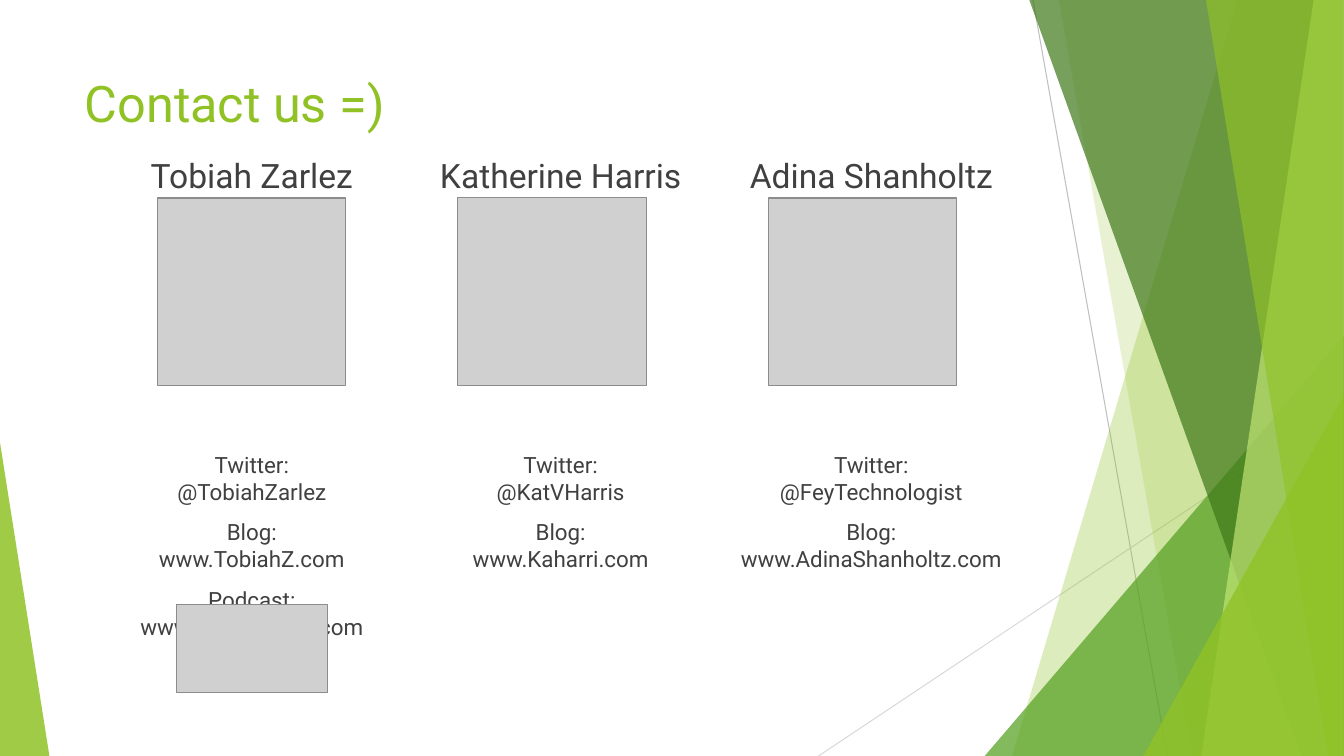
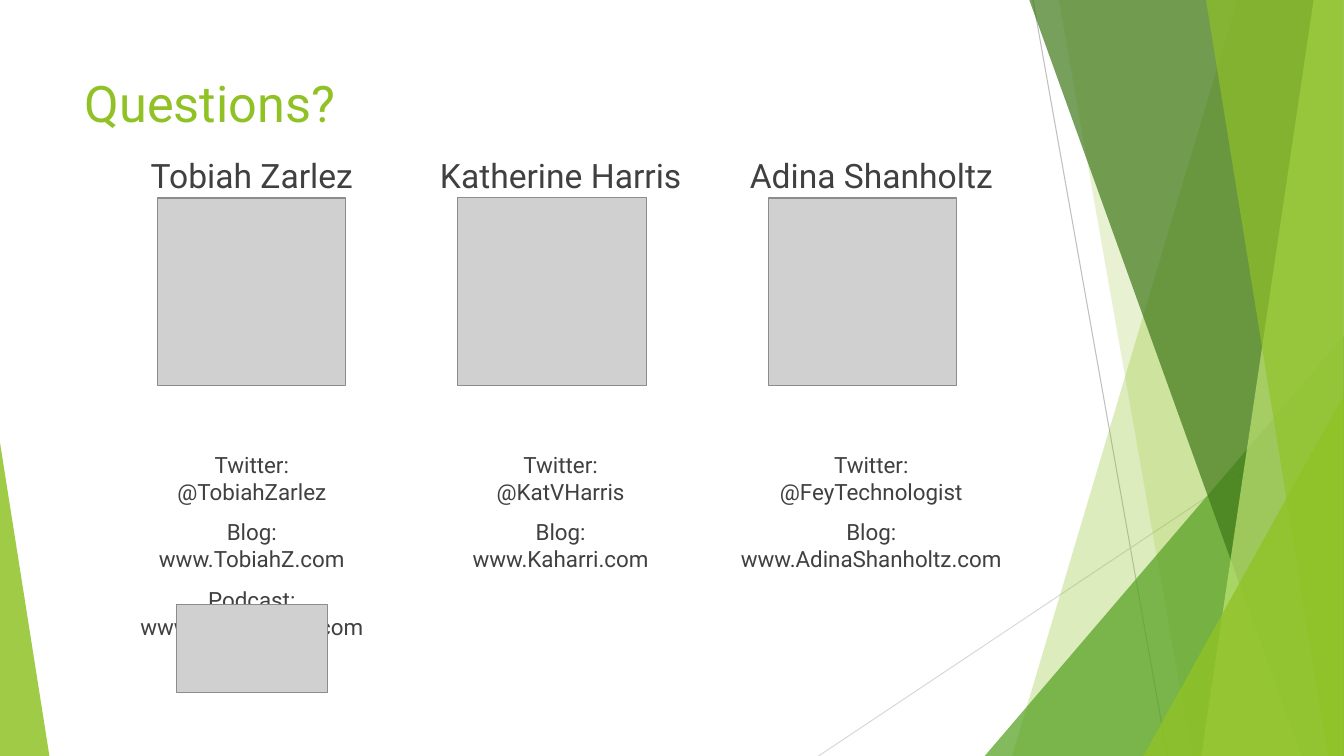
Before and after one commit to KatVHarris/Unity5-KinectGestures, a slide deck: slide 9 of KinectPresentation.pptx (slide 5 before the commit). Drawn at 1344x756 pixels with LibreOffice and Linux fonts; fonts in the diff are those of the drawing; grey boxes stand for pictures. Boxes give left, top, right and bottom in pixels: in the first picture for what was removed or moved away, otherwise in the second. Text is boxed around its words. In the diff, an @@ line names an element or a change of style, - is before the commit and + after.

Commit message:
Added more to presentation

```diff
--- a/KinectPresentation.pptx
+++ b/KinectPresentation.pptx
@@ title at (85, 85, 335, 128): text changed @@
-Contact us =)
+Questions?
```
Also in this commit, not shown: 5 slides added, 1 slide removed, 2 other files.
